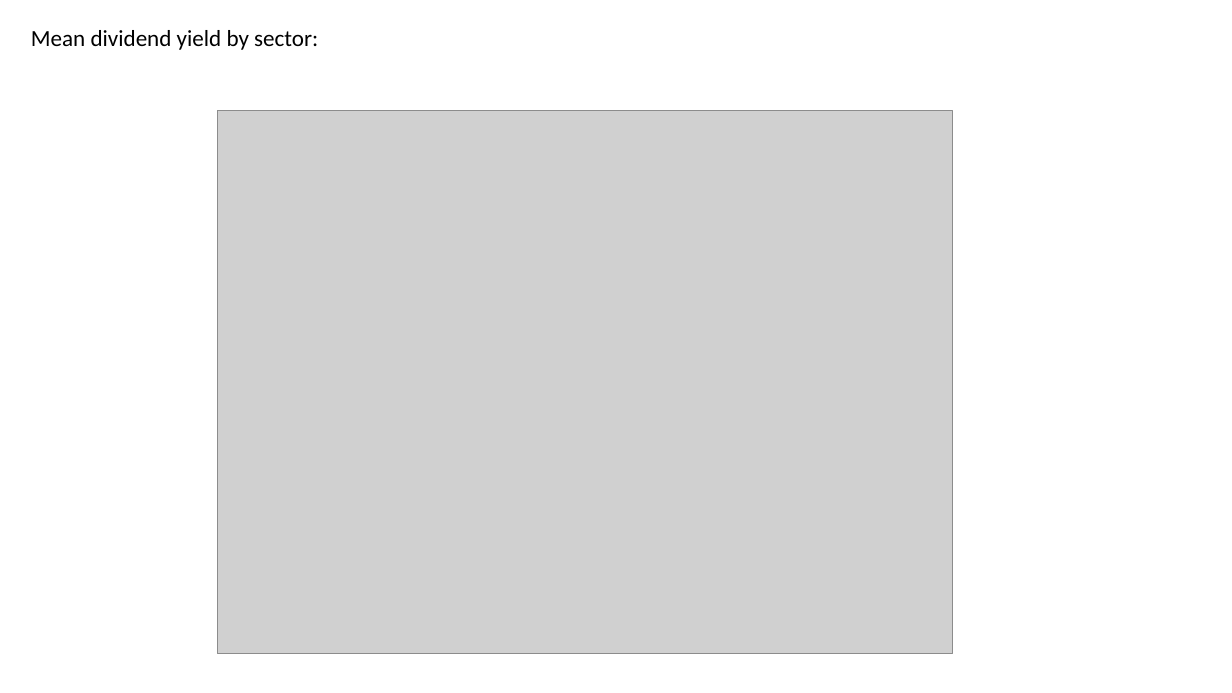
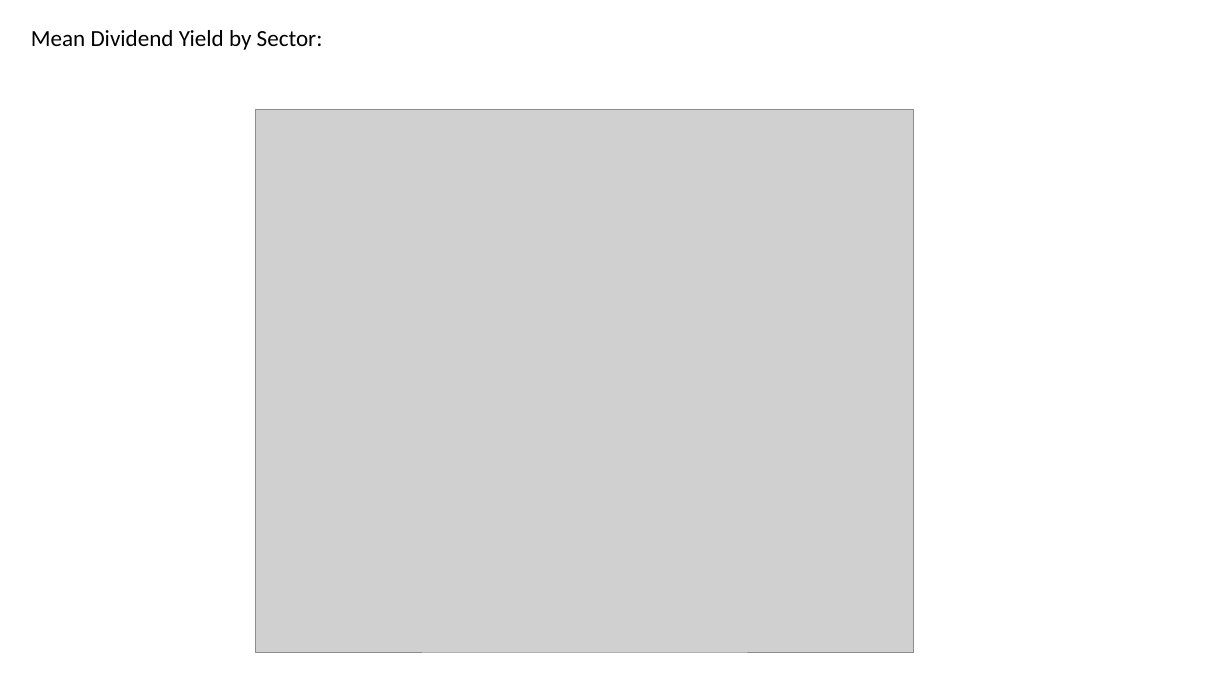
Before and after one commit to Patli1998/Bootcamp-Project1, a slide deck: slide 8 of Presentation.pptx. Drawn at 1232x693 pixels with LibreOffice and Linux fonts; fonts in the diff are those of the drawing; grey boxes stand for pictures. Boxes give left, top, right and bottom in pixels: in the first picture for what was removed or moved away, otherwise in the second. Text is boxed around its words. In the diff, an @@ line names an element or a change of style, - is before the commit and + after.

Commit message:
Update to Powerpoint

```diff
--- a/Presentation.pptx
+++ b/Presentation.pptx
@@ text at [31, 30, 323, 50]: text changed @@
-Mean dividend yield by sector:
+Mean Dividend Yield by Sector:
@@ picture: place and size @@
-picture at [217, 111, 953, 653]
+picture at [255, 109, 914, 652]
```
Also in this commit, not shown: 2 other slides changed, 1 slide added.
